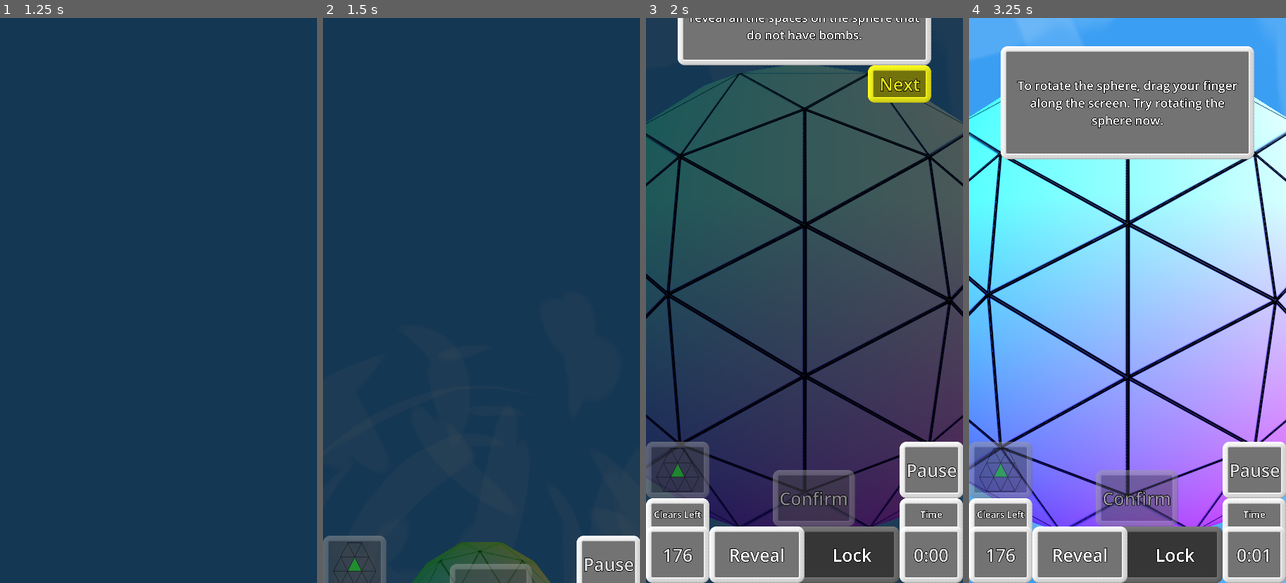
Above: before the commit, frames 1-4 (left to right).
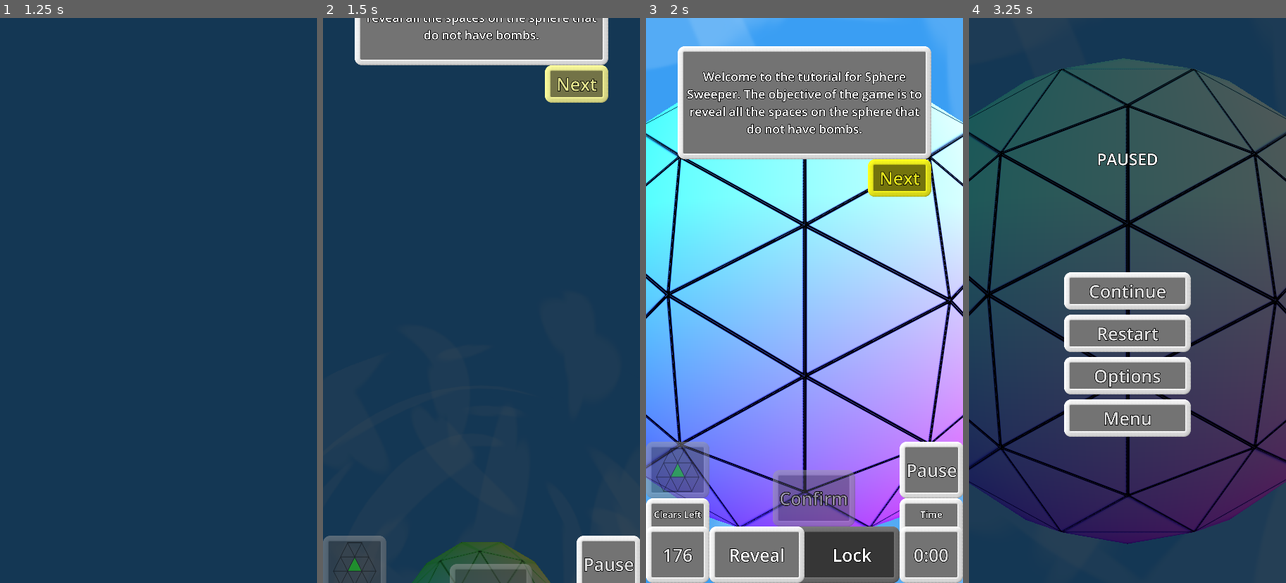
Above: after the commit, the same moments.

Repository: WalynC/sphereSweeperGodot
Game: Godot game, scene res://mainScenes/menu_scene.tscn
Same seed, same stepped clock (60 frames per second), same inputs: the game is played once before the commit and once after it. Sound files missing from this copy of the repository are replaced by a short silence.
Inputs (mouse positions are in pixels of both pictures, inside the frame that each line leads up to):
- Up to frame 1 (1.25 s): click "Tutorial" at 0.5 s
- Up to frame 2 (1.5 s): move the mouse to (551, 272) at 1.27 s; hold Down (scroll_down) from 1.28 s (still down); click (551, 272) at 1.42 s
- Up to frame 3 (2 s): keep holding Down (scroll_down)
- Up to frame 4 (3.25 s): release Down (scroll_down) at 2 s; click "Pause" at 2 s; click (1222, 176) at 2.75 s, where only the run before the commit has a clickable "Next"

Frame 1 is identical in both runs. In frame 2, 8.0% of the frame differs, in the area x 10-90%, y 0-15%; in frame 3, 82%; in frame 4, 98%, in the area x 0-100%, y 0-100%.

Commit message:
Fixes upper UI movement being delayed

Diff:
--- a/scripts/UITransition.gd
+++ b/scripts/UITransition.gd
@@ -11,13 +11,13 @@
 	blocker.mouse_filter = Control.MOUSE_FILTER_STOP
 	var tween = create_tween()
 	tween.tween_property(control, "position", Vector2(0,control.get_parent_control().size.y),.5)
-	if (upControl):tween.tween_property(upControl, "position", Vector2(0,-upControl.get_parent_control().size.y),.5)
+	if (upControl):tween.parallel().tween_property(upControl, "position", Vector2(0,-upControl.get_parent_control().size.y),.5)
 	return tween
 
 func enter_screen():
 	var tween = create_tween()
 	tween.tween_property(control, "position", Vector2(0,0),.5)
-	if (upControl):tween.tween_property(upControl, "position", Vector2(0,0),.5)
+	if (upControl):tween.parallel().tween_property(upControl, "position", Vector2(0,0),.5)
 	tween.tween_callback(disableBlocker)
 	return tween
 
